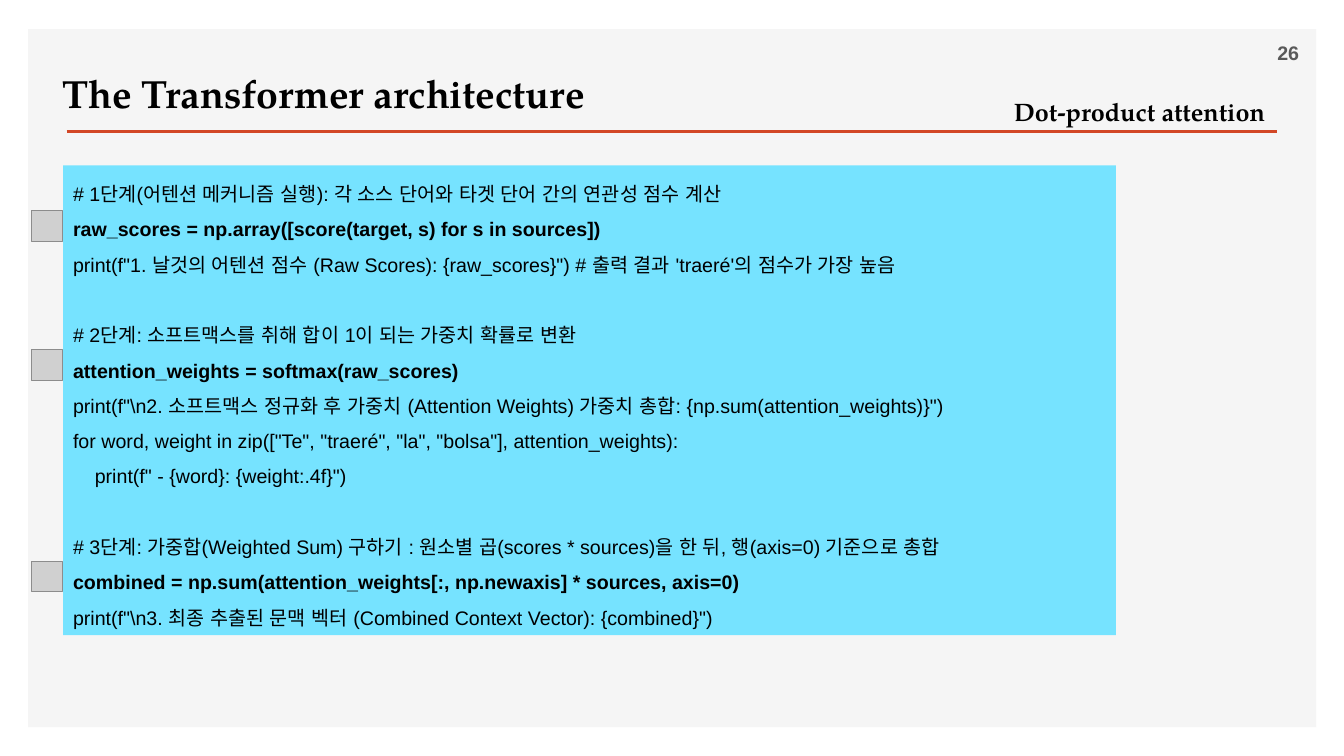
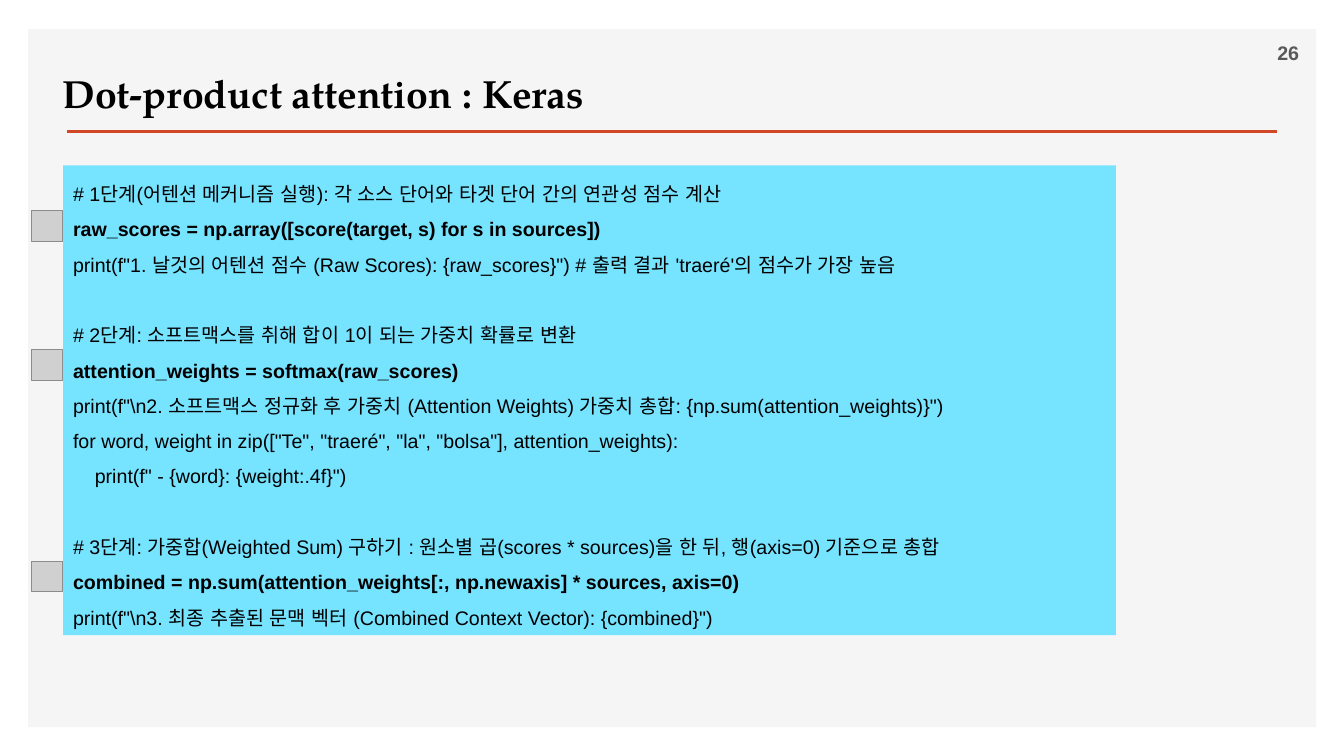
Before and after one commit to ancestor9/2026_Fall_Deep-Learning-with-Python, a slide deck: slide 26 of Chapter 15 Language models and the Transformer.pptx. Drawn at 1344x756 pixels with LibreOffice and Linux fonts; fonts in the diff are those of the drawing; grey boxes stand for pictures; background and template pictures are left out. Boxes give left, top, right and bottom in pixels: in the first picture for what was removed or moved away, otherwise in the second. Text is boxed around its words. In the diff, an @@ line names an element or a change of style, - is before the commit and + after.

```diff
--- a/Chapter 15 Language models and the Transformer.pptx
+++ b/Chapter 15 Language models and the Transformer.pptx
@@ text at box(62, 79, 584, 118): text changed @@
-The Transformer architecture
+Dot-product attention : Keras
@@ text removed at box(1014, 103, 1265, 131) @@
-Dot-product attention
```
Also in this commit, not shown: 11 other slides changed, 4 slides added.
